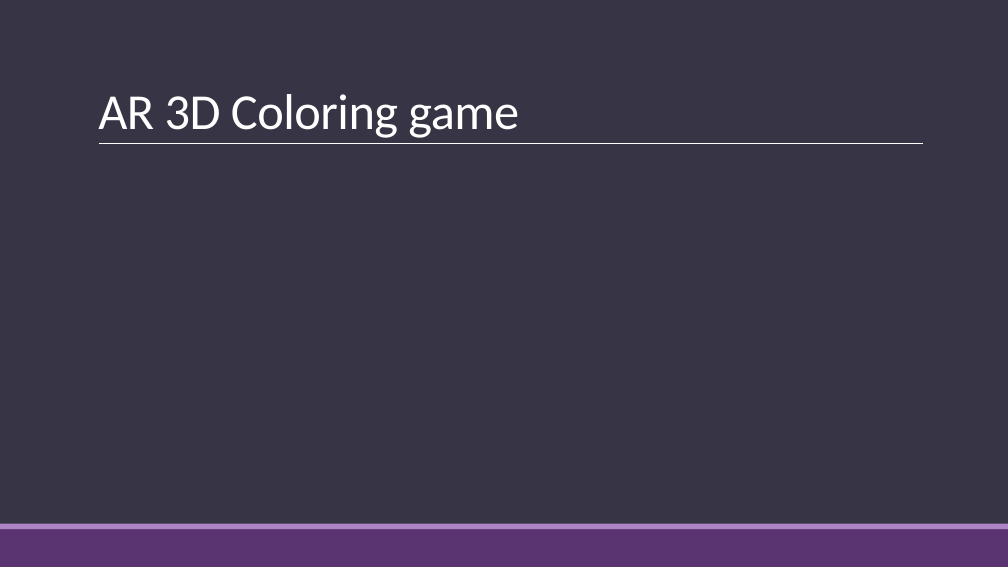
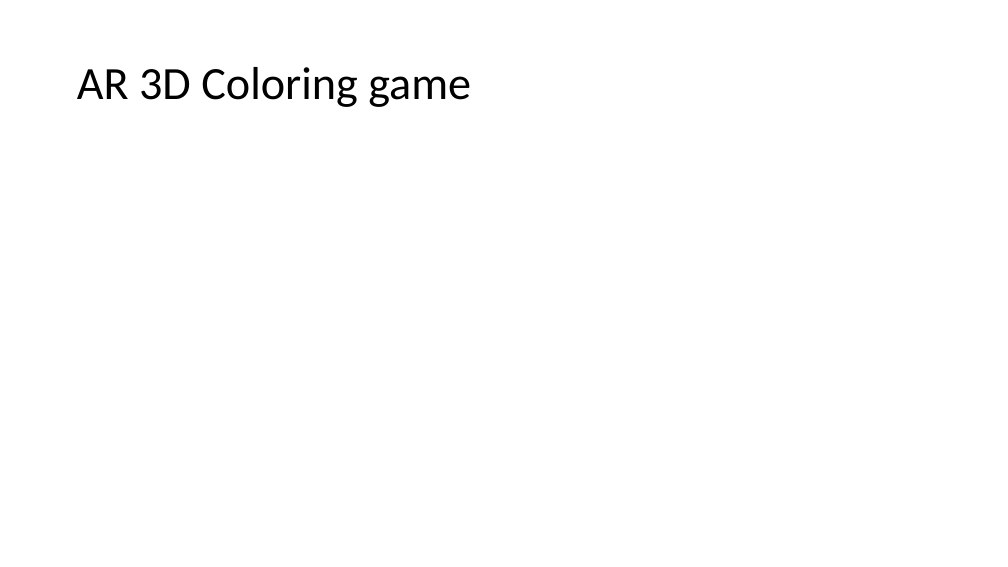
Before and after one commit to duanxiaoyun/ppaperssss, a slide deck: slide 17 of bi_ye_lun_wen/Development and Evaluation of Mixed Reality Educational Applications.pptx (slide 5 before the commit). Drawn at 1008x567 pixels with LibreOffice and Linux fonts; fonts in the diff are those of the drawing. Boxes give left, top, right and bottom in pixels: in the first picture for what was removed or moved away, otherwise in the second. Text is boxed around its words. In the diff, an @@ line names an element or a change of style, - is before the commit and + after.

```diff
--- a/bi_ye_lun_wen/Development and Evaluation of Mixed Reality Educational Applications.pptx
+++ b/bi_ye_lun_wen/Development and Evaluation of Mixed Reality Educational Applications.pptx
@@ background #373545 to #FFFFFF @@
@@ title "AR 3D Coloring game": place and size @@
-title "AR 3D Coloring game" at [98,94,519,138]
+title "AR 3D Coloring game" at [77,67,471,107]
@@ title "AR 3D Coloring game" at [77,67,471,107]: size 48 to 44 pt, text colour #FFFFFF to #000000, letter spacing -0.5 to 0 pt; line spacing 0.85 to 0.9; vertical alignment bottom to middle @@
@@ line removed from (99, 144) to (923, 144) @@
@@ rectangle removed at [0,529,1008,567] @@
@@ rectangle removed at [0,524,1008,529] @@
```
Also in this commit, not shown: 2 other slides changed, 20 slides added, 8 slides removed, 4 other files.
